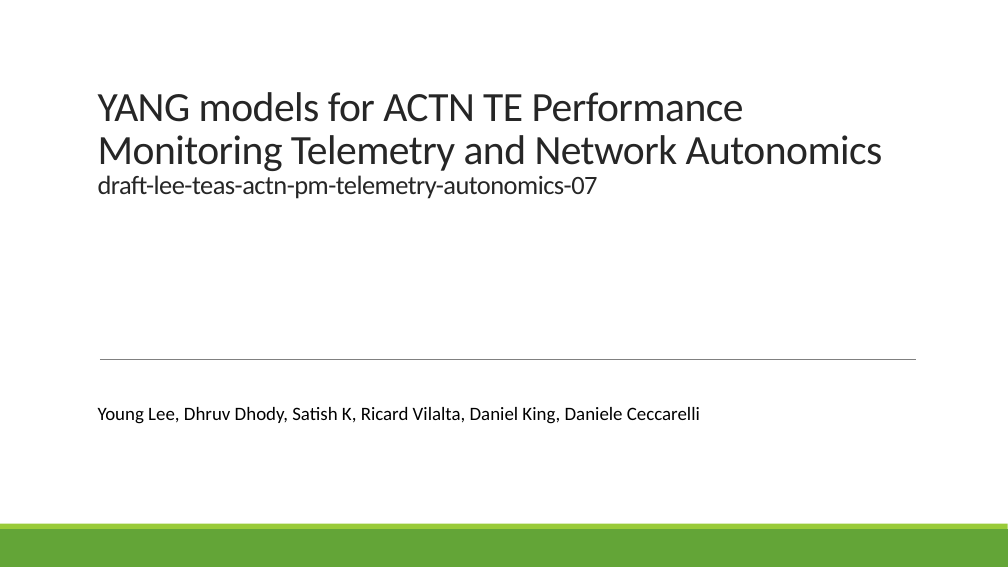
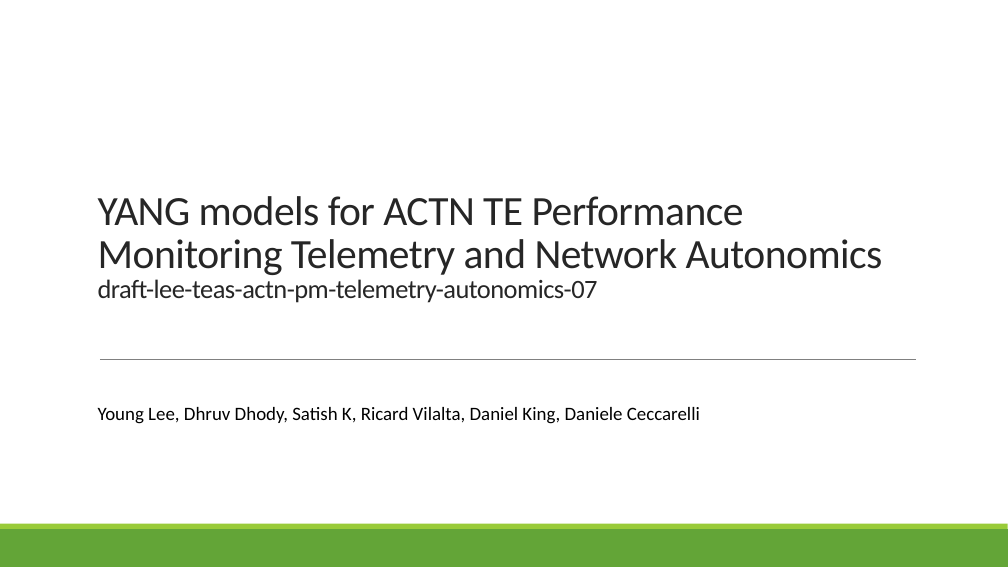
Before and after one commit to dhruvdhody-huawei/102, a slide deck: slide 1 of TEAS_draft-lee-teas-actn-pm-telemetry-autonomics-07_IETF 102-V2.pptx. Drawn at 1008x567 pixels with LibreOffice and Linux fonts; fonts in the diff are those of the drawing. Boxes give left, top, right and bottom in pixels: in the first picture for what was removed or moved away, otherwise in the second. Text is boxed around its words. In the diff, an @@ line names an element or a change of style, - is before the commit and + after.

```diff
--- a/TEAS_draft-lee-teas-actn-pm-telemetry-autonomics-07_IETF 102-V2.pptx
+++ b/TEAS_draft-lee-teas-actn-pm-telemetry-autonomics-07_IETF 102-V2.pptx
@@ title "YANG models for ACTN TE ..." moved from (x1=98, y1=92, x2=883, y2=199) to (x1=98, y1=196, x2=883, y2=303) @@
```
Also in this commit, not shown: 4 other slides changed, 1 slide added, 2 other files.
